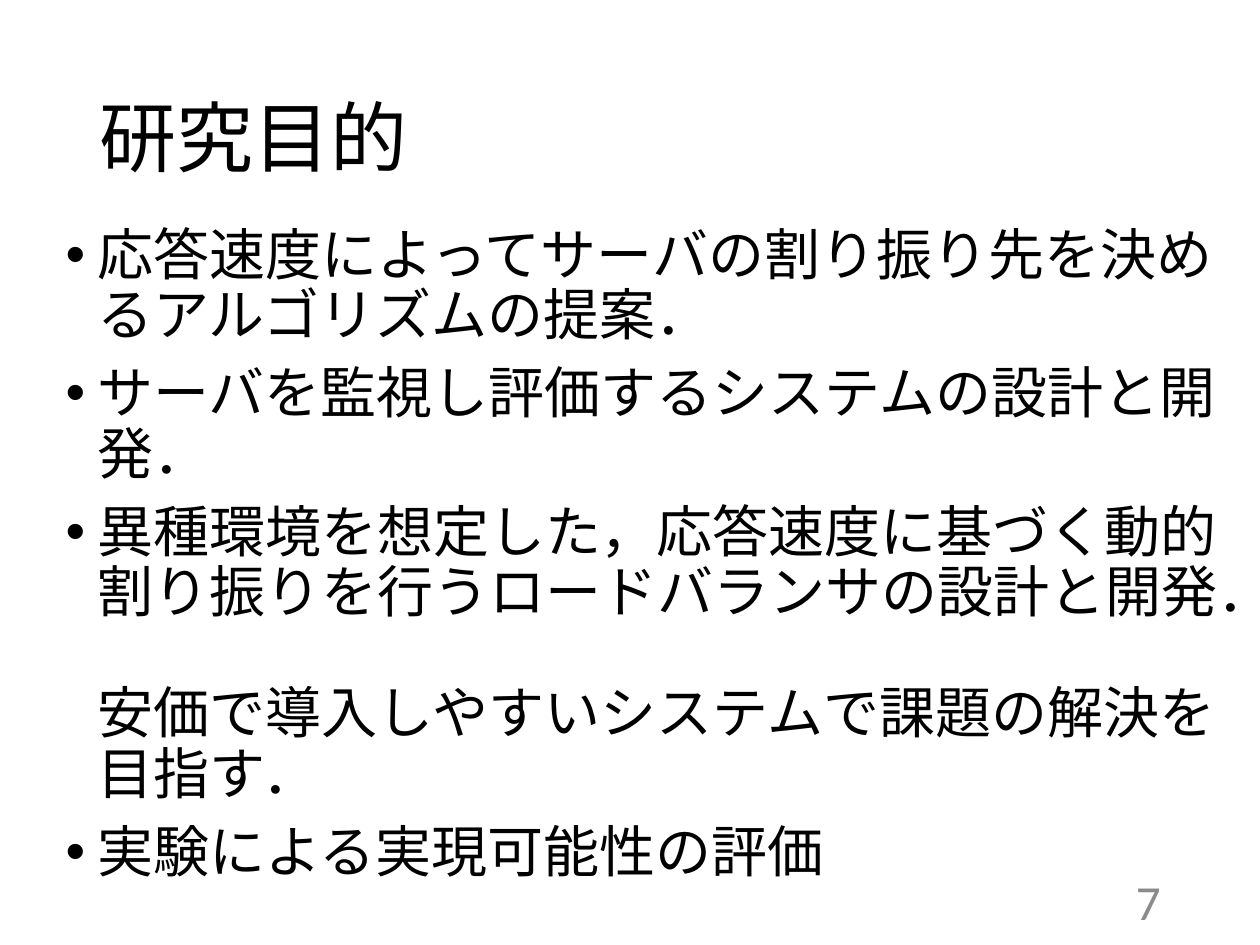
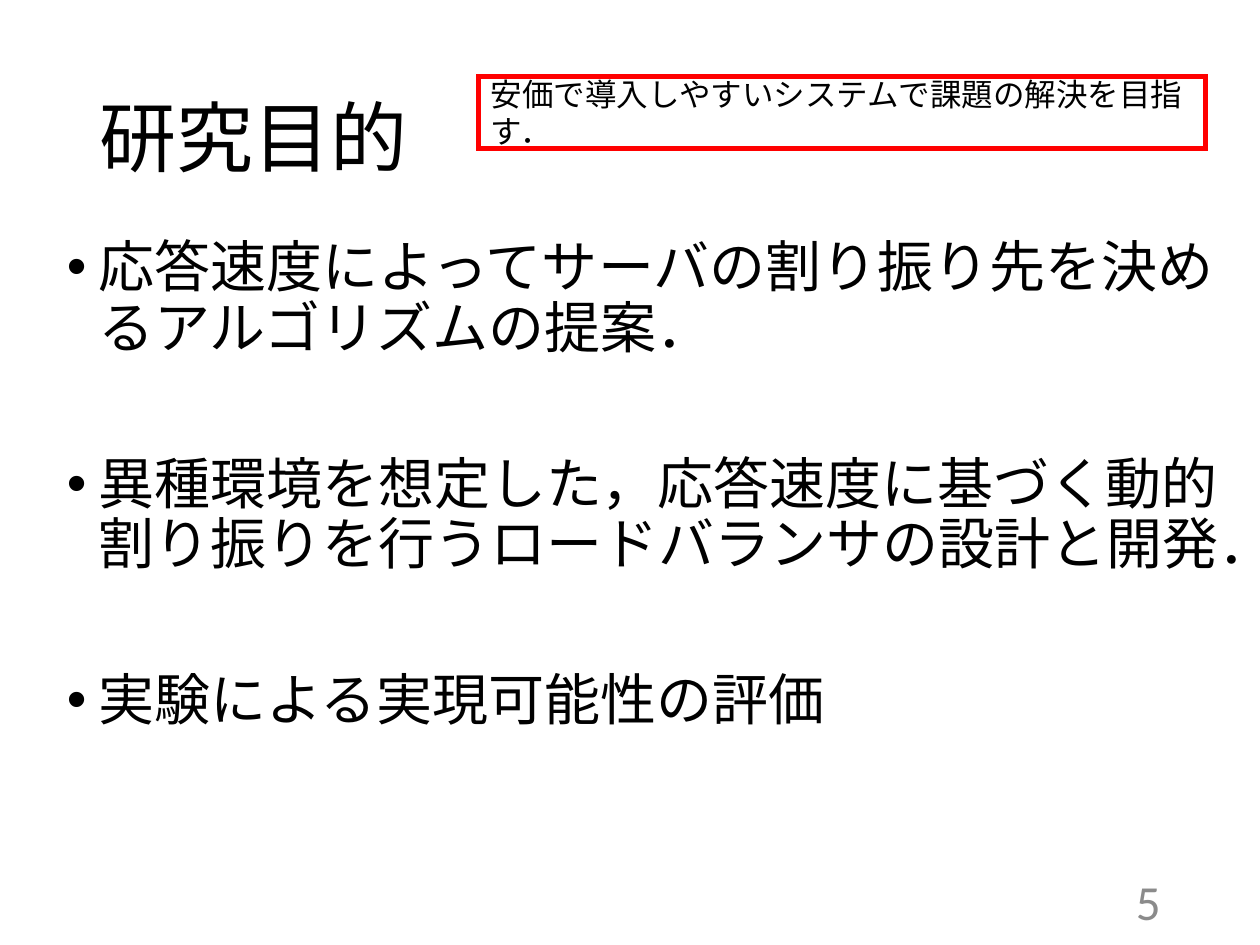
Before and after one commit to kait-takanolab/1821086_matsuo_thesis, a slide deck: slide 5 of 発表用/1821086_卒業研究発表会.pptx (slide 7 before the commit). Drawn at 1260x945 pixels with LibreOffice and Linux fonts; fonts in the diff are those of the drawing. Boxes give left, top, right and bottom in pixels: in the first picture for what was removed or moved away, otherwise in the second. Text is boxed around its words. In the diff, an @@ line names an element or a change of style, - is before the commit and + after.

```diff
--- a/発表用/1821086_卒業研究発表会.pptx
+++ b/発表用/1821086_卒業研究発表会.pptx
@@ rectangle added at box(479, 77, 1206, 149), fill #FFFFFF, outline #FF0000 3 pt, 18 pt, text #000000 @@
+安価で導入しやすいシステムで課題の解決を目指す．
@@ text "応答速度によってサーバの割り振り先を決めるアルゴリズムの提案．": place and size @@
-text "応答速度によってサーバの割り振り先を決めるアルゴリズムの提案．" at box(97, 227, 1260, 877)
+text "応答速度によってサーバの割り振り先を決めるアルゴリズムの提案．" at box(98, 239, 1260, 725)
@@ text at box(98, 456, 1260, 569): text changed @@
-• サーバを監視し評価するシステムの設計と開発．
-• 異種環境を想定した，応答速度に基づく動的割り振りを行うロードバランサの設計と開発．
-  安価で導入しやすいシステムで課題の解決を目指す．
+• 異種環境を想定した，応答速度に基づく動的
+  割り振りを行うロードバランサの設計と開発．
@@ page number at box(1136, 888, 1161, 920): text changed @@
-7
+5
```
Also in this commit, not shown: 10 other slides changed, 2 slides removed, 3 other files.
